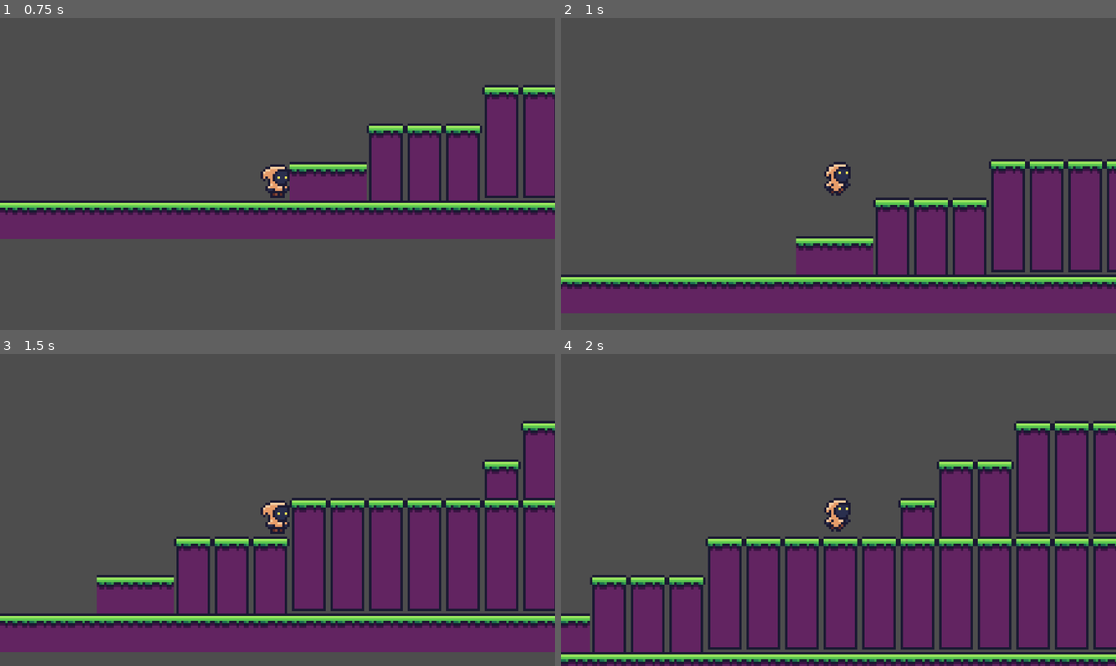
Above: before the commit, frames 1-4 (two rows, left to right).
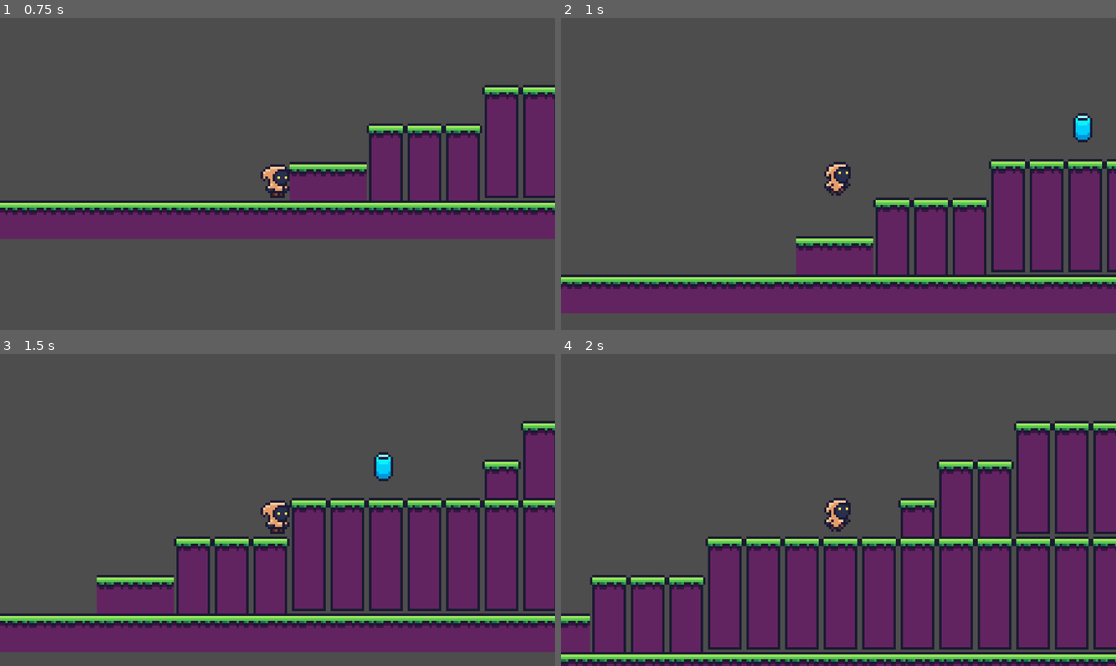
Above: after the commit, the same moments.

Repository: YoungBaller555/TP2_ludique_vds
Game: Godot game, scene res://assets/scenes/areas/area_1.tscn
Same seed, same stepped clock (60 frames per second), same inputs: the game is played once before the commit and once after it.
Inputs:
- Up to frame 1 (0.75 s): hold D (move_right) from 0.53 s (still down)
- Up to frame 2 (1 s): keep holding D (move_right); tap W (jump) at 0.77 s
- Up to frame 3 (1.5 s): keep holding D (move_right)
- Up to frame 4 (2 s): keep holding D (move_right); tap W (jump) at 1.52 s

Frame 1 is identical in both runs. In frame 2, 0.3% of the frame differs, in the area x 92-96%, y 30-40%; in frame 3, 0.3%; in frame 4, nothing differs.

Commit message:
capsules

Diff:
--- a/projet/new-game-project/assets/scenes/areas/area_1.tscn
+++ b/projet/new-game-project/assets/scenes/areas/area_1.tscn
@@ -1,7 +1,8 @@
-[gd_scene load_steps=5 format=3 uid="uid://c4iyl58se60pk"]
+[gd_scene load_steps=6 format=3 uid="uid://c4iyl58se60pk"]
 
 [ext_resource type="Texture2D" uid="uid://blbtreiv1gx7v" path="res://assets/sprites/tiles_1.png" id="1_o23ij"]
 [ext_resource type="PackedScene" uid="uid://ca7pqo43w75gh" path="res://assets/scenes/player.tscn" id="2_sr7qv"]
+[ext_resource type="PackedScene" uid="uid://c4s1v77ngq0fc" path="res://assets/scenes/capsule.tscn" id="3_sr7qv"]
 
 [sub_resource type="TileSetAtlasSource" id="TileSetAtlasSource_ifg76"]
 texture = ExtResource("1_o23ij")
@@ -98,3 +99,17 @@
 layer_0/tile_data = PackedInt32Array(0, 65536, 0, 65535, 65536, 0, 65534, 65536, 0, 1, 65536, 0, 2, 65536, 0, 3, 65536, …(7087 unchanged characters)…
 
 [node name="player" parent="TileMap" instance=ExtResource("2_sr7qv")]
+
+[node name="capsules" type="Node2D" parent="."]
+
+[node name="capsule1" parent="capsules" instance=ExtResource("3_sr7qv")]
+position = Vector2(151, -61)
+
+[node name="capsule3" parent="capsules" instance=ExtResource("3_sr7qv")]
+position = Vector2(505, -274)
+
+[node name="capsule2" parent="capsules" instance=ExtResource("3_sr7qv")]
+position = Vector2(506, -140)
+
+[node name="capsule4" parent="capsules" instance=ExtResource("3_sr7qv")]
+position = Vector2(141, -368)
--- /dev/null
+++ b/projet/new-game-project/assets/scenes/capsule.tscn
@@ -0,0 +1,25 @@
+[gd_scene load_steps=6 format=3 uid="uid://c4s1v77ngq0fc"]
+
+[ext_resource type="Texture2D" uid="uid://6f36t2ubosmo" path="res://assets/sprites/energy_cell.png" id="1_16byb"]
+[ext_resource type="Script" uid="uid://tkclh3kga2hb" path="res://assets/scripts/capsule.gd" id="1_jxumv"]
+[ext_resource type="AudioStream" uid="uid://dhwi5rfybngd0" path="res://assets/audio/capsulepickup.wav" id="3_dlj8a"]
+[ext_resource type="Script" uid="uid://3rkjx1cq8ltv" path="res://assets/scripts/capsulehitboxson.gd" id="3_mh7k2"]
+
+[sub_resource type="RectangleShape2D" id="RectangleShape2D_v7ktk"]
+size = Vector2(10, 14)
+
+[node name="capsule" type="Area2D"]
+script = ExtResource("1_jxumv")
+
+[node name="Sprite2D" type="Sprite2D" parent="."]
+texture = ExtResource("1_16byb")
+
+[node name="capsulehitbox" type="CollisionShape2D" parent="."]
+shape = SubResource("RectangleShape2D_v7ktk")
+script = ExtResource("3_mh7k2")
+
+[node name="sfx" type="AudioStreamPlayer" parent="."]
+stream = ExtResource("3_dlj8a")
+volume_db = -10.179
+
+[connection signal="body_entered" from="." to="." method="_on_body_entered"]
--- /dev/null
+++ b/projet/new-game-project/assets/scripts/capsule.gd
@@ -0,0 +1,6 @@
+extends Area2D
+
+
+func _on_body_entered(body: Node2D) -> void:
+	if body is Playercontroller:
+		queue_free()
--- /dev/null
+++ b/projet/new-game-project/assets/scripts/capsulehitboxson.gd
@@ -0,0 +1,2 @@
+extends CollisionShape2D
+@onready var sfx: AudioStreamPlayer = $"../sfx"
Not shown, added: projet/new-game-project/assets/audio/capsulepickup.wav.import
Not shown, added: projet/new-game-project/assets/scripts/capsule.gd.uid
Not shown, added: projet/new-game-project/assets/scripts/capsulehitboxson.gd.uid
Not shown, removed: projet/assets/images/enemy_1.png
Not shown, removed: projet/assets/images/energy_cell.png
Not shown, removed: projet/assets/images/platform1_large.png
Not shown, removed: projet/assets/images/player.png
Not shown, removed: projet/assets/images/portal.png
Not shown, removed: projet/assets/images/tiles_1.png
Not shown, added: projet/new-game-project/assets/audio/capsulepickup.wav
